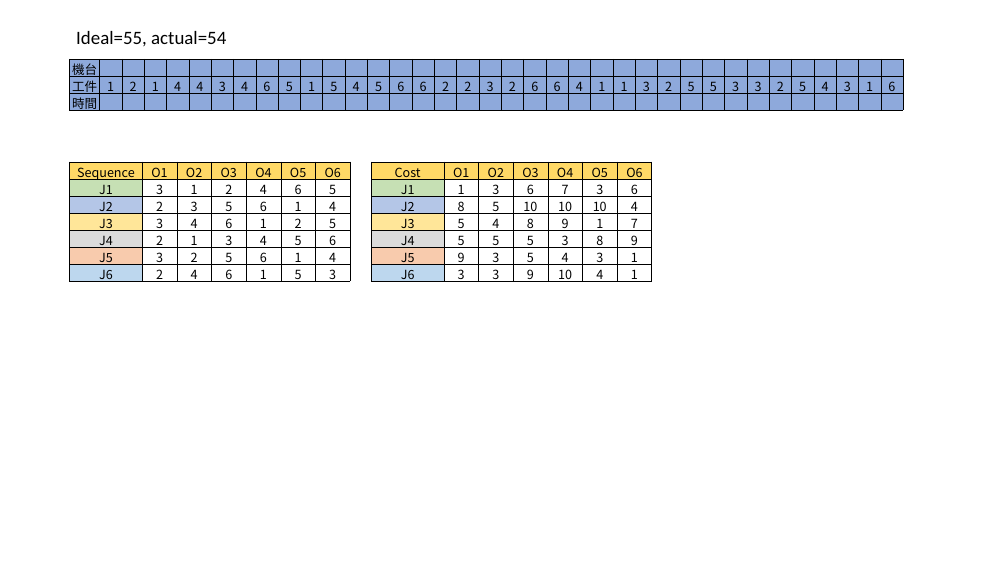
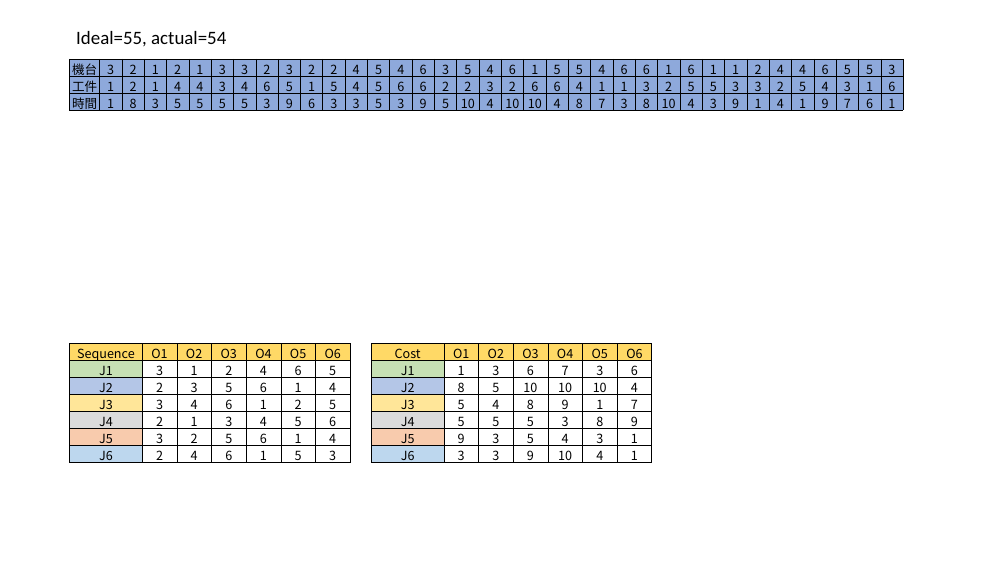
Before and after one commit to ZongSingHuang/Genetic-Algorithm-for-Job-Shop-Scheduling-and-NSGA-II, a slide deck: slide 4 of Animation.pptx. Drawn at 1008x567 pixels with LibreOffice and Linux fonts; fonts in the diff are those of the drawing. Boxes give left, top, right and bottom in pixels: in the first picture for what was removed or moved away, otherwise in the second. Text is boxed around its words. In the diff, an @@ line names an element or a change of style, - is before the commit and + after.

```diff
--- a/Animation.pptx
+++ b/Animation.pptx
@@ table at <box>70,59,916,116</box> @@
-row 1: 機台 |  |  |  |  |  |  |  |  |  |  |  |  |  |  |  |  |  |  |  |  |  |  |  |  |  |  |  |  |  |  |  |  |  |  |  | 
+row 1: 機台 | 3 | 2 | 1 | 2 | 1 | 3 | 3 | 2 | 3 | 2 | 2 | 4 | 5 | 4 | 6 | 3 | 5 | 4 | 6 | 1 | 5 | 5 | 4 | 6 | 6 | 1 | 6 | 1 | 1 | 2 | 4 | 4 | 6 | 5 | 5 | 3
-row 3: 時間 |  |  |  |  |  |  |  |  |  |  |  |  |  |  |  |  |  |  |  |  |  |  |  |  |  |  |  |  |  |  |  |  |  |  |  | 
+row 3: 時間 | 1 | 8 | 3 | 5 | 5 | 5 | 5 | 3 | 9 | 6 | 3 | 3 | 5 | 3 | 9 | 5 | 10 | 4 | 10 | 10 | 4 | 8 | 7 | 3 | 8 | 10 | 4 | 3 | 9 | 1 | 4 | 1 | 9 | 7 | 6 | 1
@@ table: place and size @@
-table at <box>70,162,351,287</box>
+table at <box>70,343,351,468</box>
@@ table: place and size @@
-table at <box>371,162,653,287</box>
+table at <box>371,343,653,468</box>
```
Also in this commit, not shown: 2 other slides changed.
